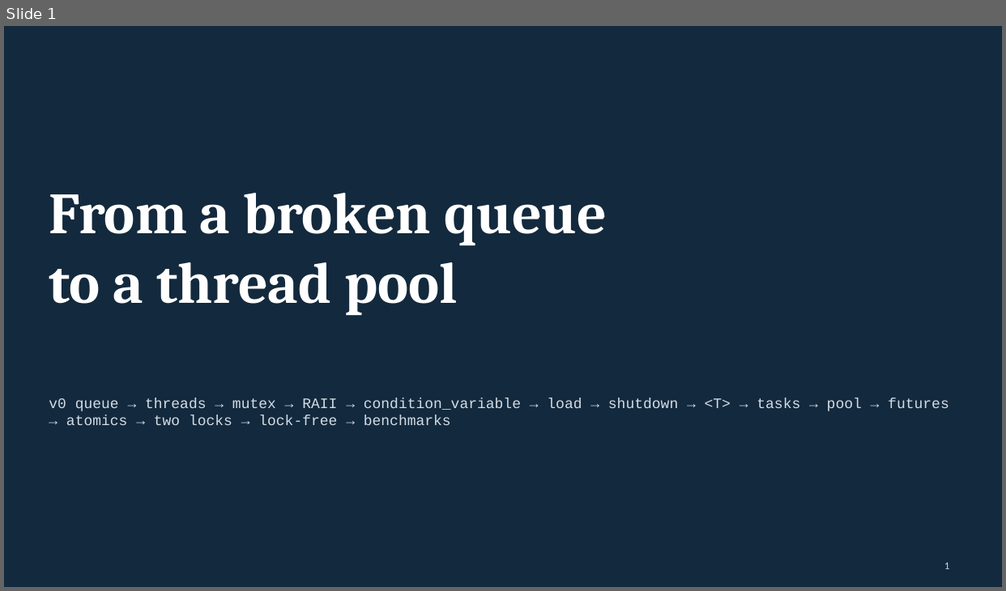
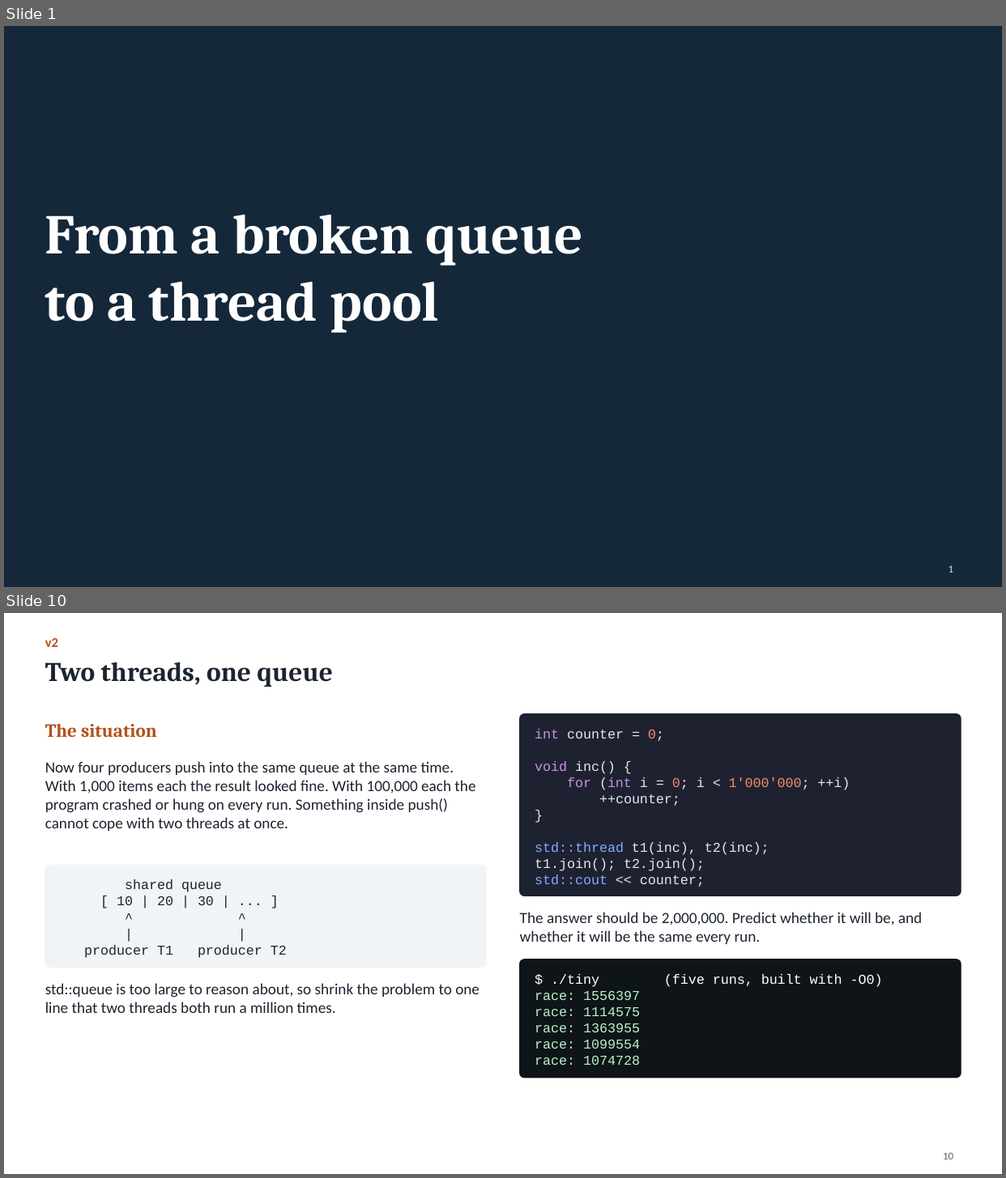
Before and after one commit to Kumarutkarsh9470/Project, a slide deck: Queue_Course.pptx. Shown one above the other, each under a label of ours: slide 1 before the commit, slides 1 and 10 after it; the slides between them are not shown. The pictures are 1006x591 and 1006x1178 pixels, drawn with LibreOffice and Linux fonts; fonts in the diff are those of the drawing. Boxes give left, top, right and bottom in pixels: in the first picture for what was removed or moved away, otherwise in the second. Text is boxed around its words. In the diff, an @@ line names an element or a change of style, - is before the commit and + after.

```diff
--- a/Queue_Course.pptx
+++ b/Queue_Course.pptx
@@ slide 10 added at box(4, 613, 1002, 1174), background #FFFFFF @@
@@ text added at box(45, 638, 58, 647), 13 pt, text #B4501A, bold @@
+v2
@@ title added at box(45, 662, 333, 687), 26 pt, text #1C2430, bold @@
+Two threads, one queue
@@ text added at box(45, 724, 157, 737), 18 pt, text #B4501A, bold @@
+The situation
@@ rounded rectangle added at box(520, 714, 961, 896), fill #1E2230, outline #1E2230 1 pt @@
@@ text added at box(535, 729, 850, 887), 13 pt, text #E4E7EE @@
+int counter = 0;
+void inc() {
+for (int i = 0; i < 1'000'000; ++i)
+++counter;
+}
+std::thread t1(inc), t2(inc);
+t1.join(); t2.join();
+std::cout << counter;
@@ text added at box(45, 761, 475, 831), 15 pt, text #1C2430 @@
+Now four producers push into the same queue at the same time. With 1,000 items each the result looked fine. With 100,000 each the program crashed or hung on every run. Something inside push() cannot cope with two threads at once.
@@ rounded rectangle added at box(45, 865, 486, 968), fill #F1F4F7, outline #F1F4F7 1 pt @@
@@ text added at box(84, 879, 287, 958), 13 pt, text #1C2430 @@
+shared queue
+[ 10 | 20 | 30 | ... ]
+^ ^
+| |
+producer T1 producer T2
@@ text added at box(520, 912, 922, 944), 15 pt, text #1C2430 @@
+The answer should be 2,000,000. Predict whether it will be, and whether it will be the same every run.
@@ rounded rectangle added at box(520, 960, 961, 1078), fill #0F1419, outline #0F1419 1 pt @@
@@ text added at box(535, 974, 640, 1065), 13 pt, text #B9F2C8 @@
+$ ./tiny (five runs, built with -O0)
+race: 1556397
+race: 1114575
+race: 1363955
+race: 1099554
+race: 1074728
@@ text added at box(45, 983, 479, 1013), 15 pt, text #1C2430 @@
+std::queue is too large to reason about, so shrink the problem to one line that two threads both run a million times.
@@ page number added at box(943, 1152, 953, 1160), 10 pt, text #55606C @@
+10
@@ slide 1 changed as well @@
@@ background #13293D to #14283A @@
@@ text "From a broken queue": place and size @@
-text "From a broken queue" at box(49, 193, 607, 315)
+text "From a broken queue" at box(45, 214, 583, 333)
@@ text "From a broken queue" at box(45, 214, 583, 333): size 56 to 54 pt @@
@@ text removed at box(49, 398, 949, 425) @@
-v0 queue → threads → mutex → RAII → condition_variable → load → shutdown → <T> → tasks → pool → futures → atomics → two locks → lock-free → benchmarks
@@ page number at box(948, 565, 953, 573): text colour #D3DCE5 to #D5DEE7 @@
```
Also in this commit, not shown: 10 other slides changed, 62 other slides added, 80 slides removed, 10 other files.
